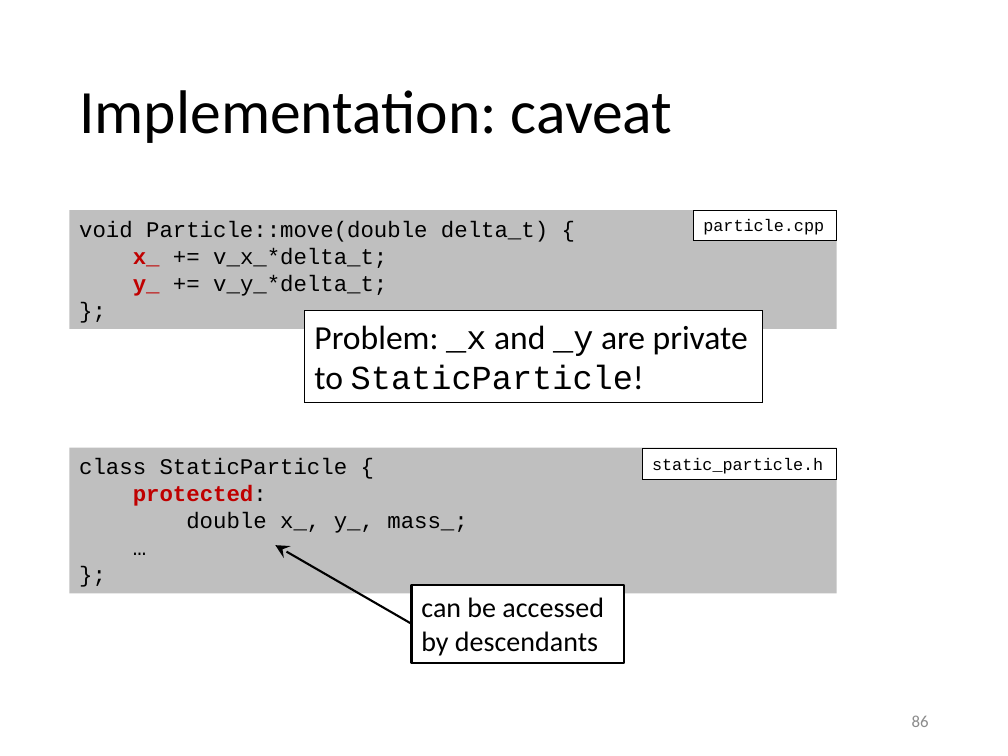
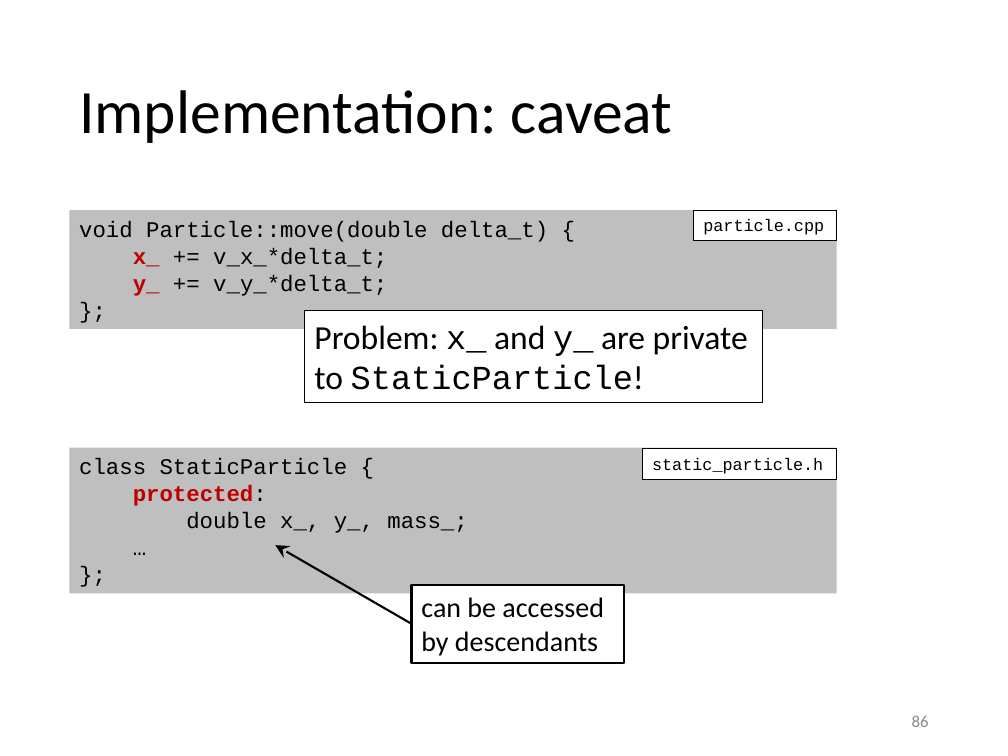
Before and after one commit to gjbex/Scientific-C-plus-plus, a slide deck: slide 86 of scientific_cpp.pptx. Drawn at 1008x756 pixels with LibreOffice and Linux fonts; fonts in the diff are those of the drawing. Boxes give left, top, right and bottom in pixels: in the first picture for what was removed or moved away, otherwise in the second. Text is boxed around its words. In the diff, an @@ line names an element or a change of style, - is before the commit and + after.

Commit message:
Fix typo
Attributes still followed bad practice _x versus x_.

```diff
--- a/scientific_cpp.pptx
+++ b/scientific_cpp.pptx
@@ text in rectangle at [314,325,748,390]: text changed @@
-Problem: _x and _y are private
-to StaticParticle!
+Problem: x_ and y_ are private
+to StaticParticle!
```
